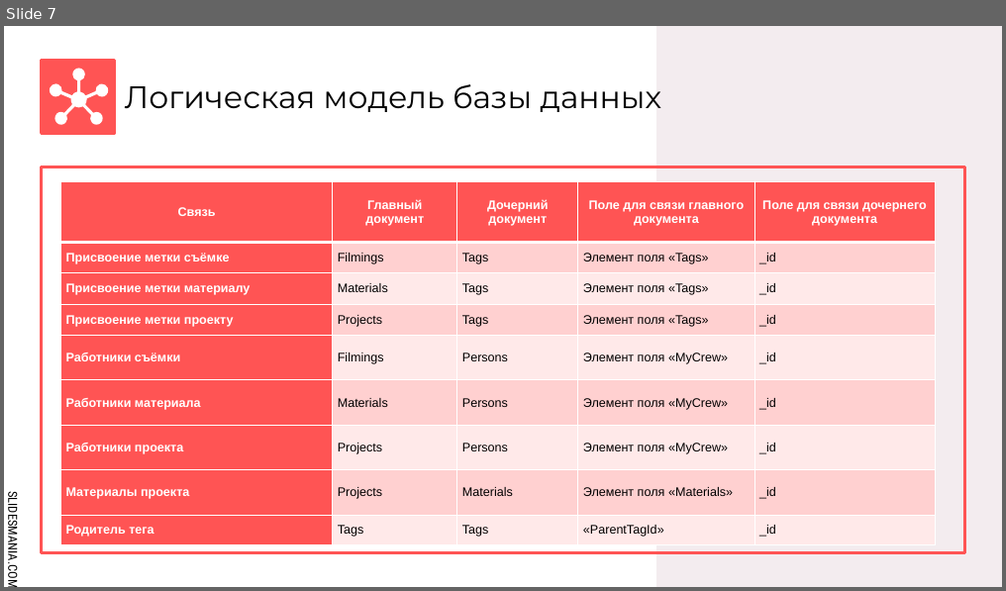
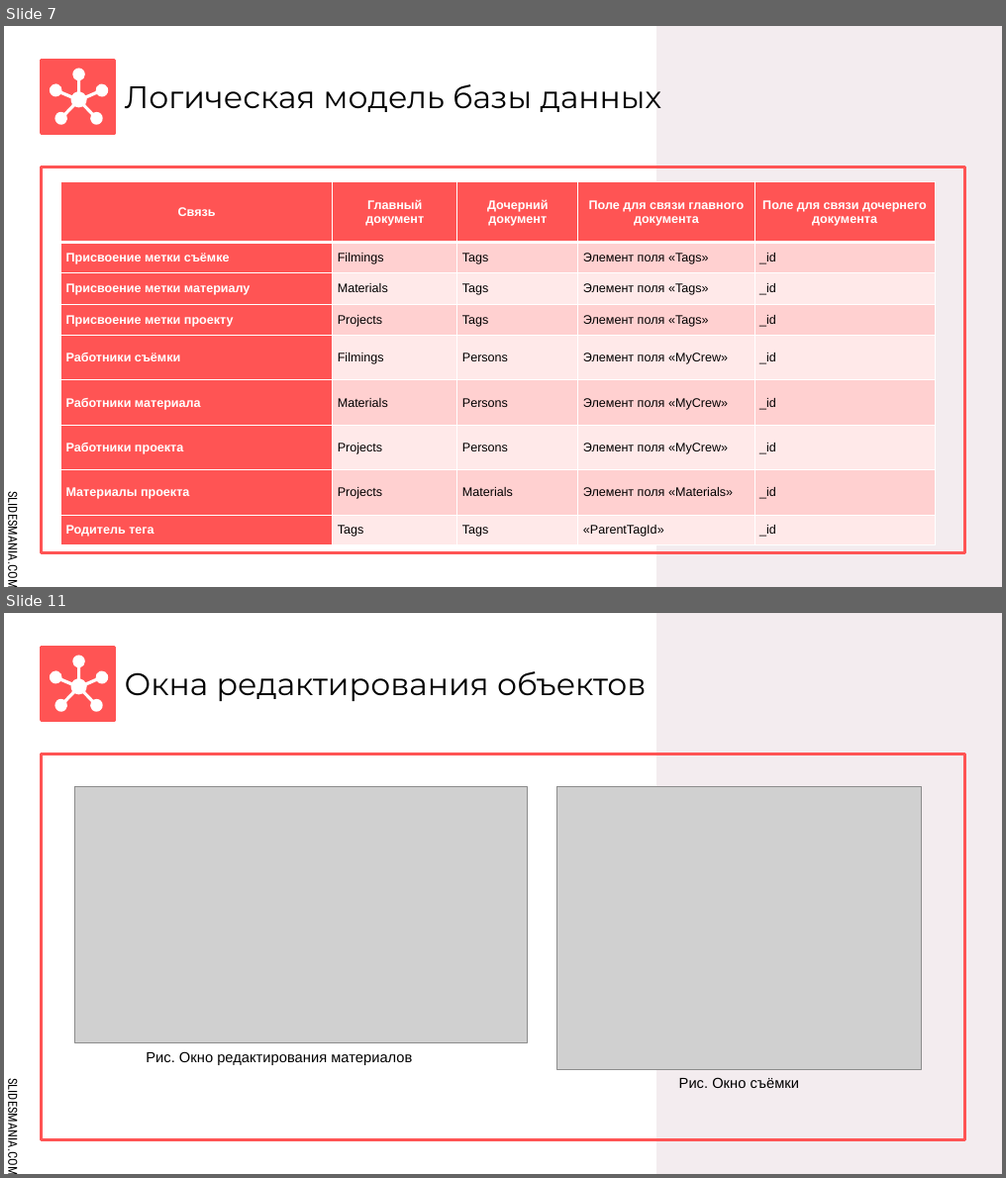
Before and after one commit to IvanLink-py/CourseWork-2023, a slide deck: Защита/Презентация.pptx. Shown one above the other, each under a label of ours: slide 7 before the commit, slides 7 and 11 after it; the slides between them are not shown. The pictures are 1006x591 and 1006x1178 pixels, drawn with LibreOffice and Linux fonts; fonts in the diff are those of the drawing; grey boxes stand for pictures. Boxes give left, top, right and bottom in pixels: in the first picture for what was removed or moved away, otherwise in the second. Text is boxed around its words. In the diff, an @@ line names an element or a change of style, - is before the commit and + after.

```diff
--- a/Защита/Презентация.pptx
+++ b/Защита/Презентация.pptx
@@ slide 11 added at [4,613,1002,1174], background #FFFFFF; not listed: 4 template elements that a slide beside it also shows @@
@@ freeform shape added at [49,655,110,712], fill #FFFFFF @@
@@ title added at [125,671,646,701], 30 pt, text #000000 @@
+Окна редактирования объектов
@@ picture added at [74,786,528,1044] @@
@@ picture added at [557,786,921,1070] @@
@@ text added at [146,1052,412,1065], 14 pt, text #000000 @@
+Рис. Окно редактирования материалов
@@ text added at [679,1077,800,1088], 14 pt, text #000000 @@
+Рис. Окно съёмки
```
Also in this commit, not shown: 1 slide changed, 6 other slides added, 6 slides removed, 2 other files.
